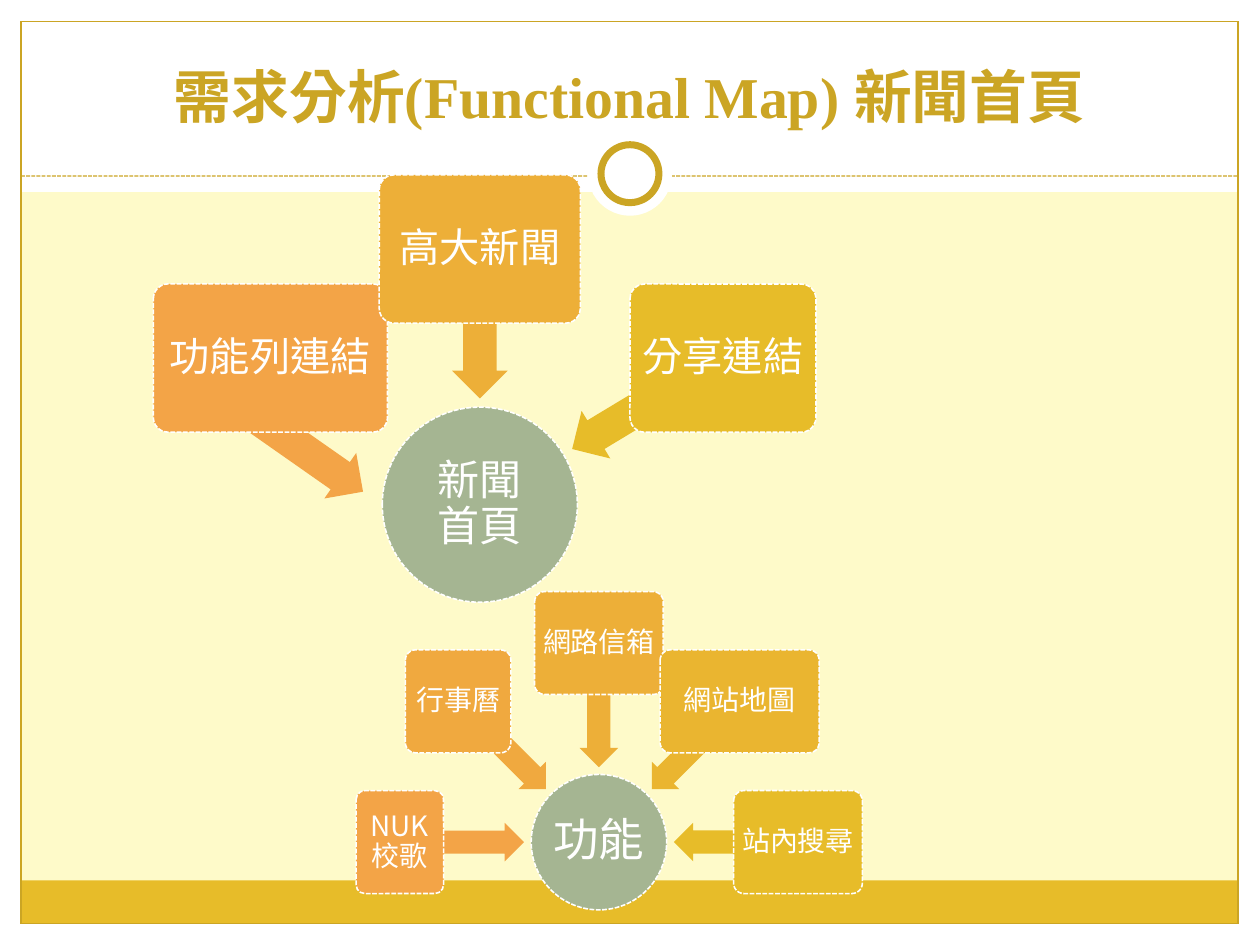
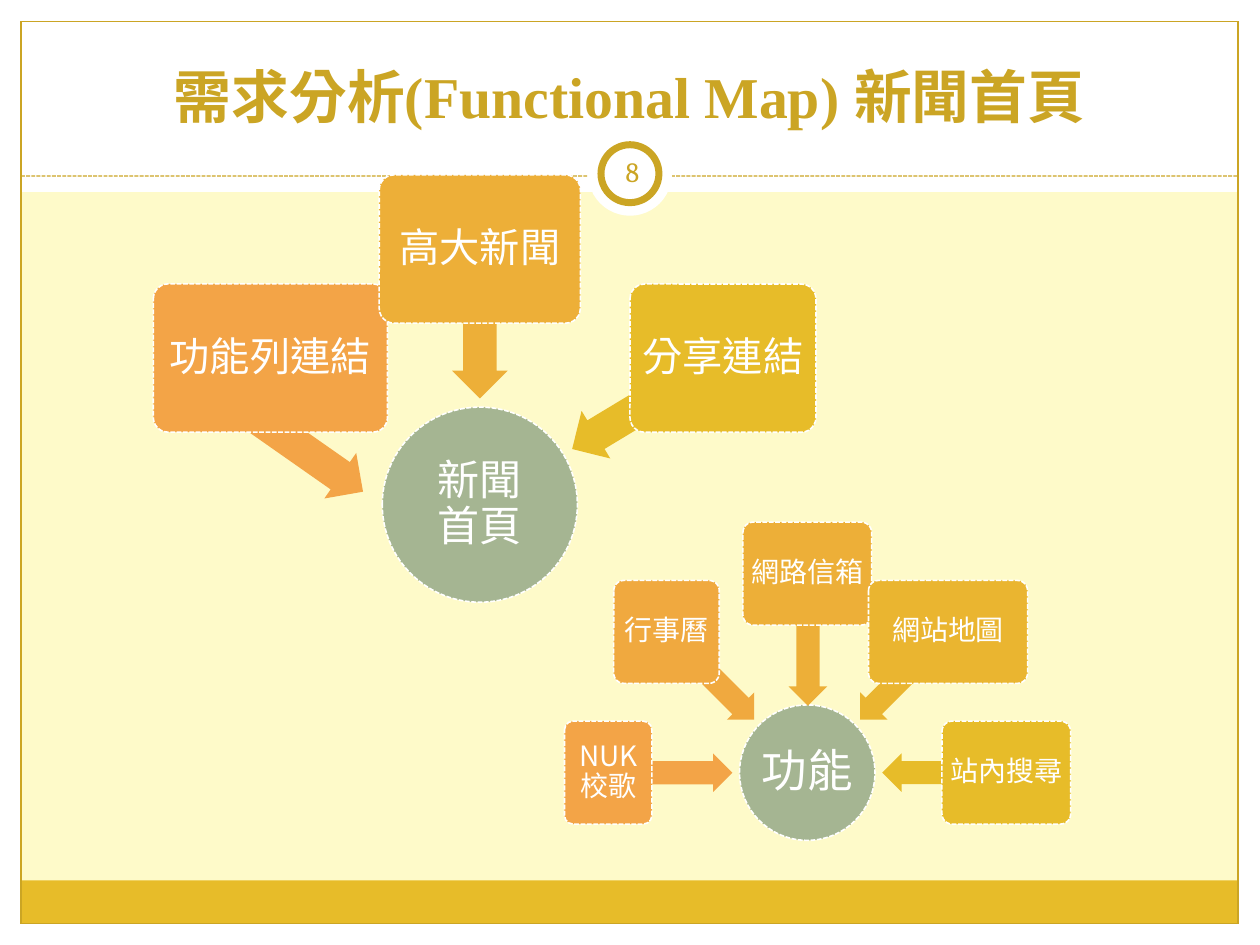
Before and after one commit to hsiufeng/WEB_midtern, a slide deck: slide 8 of web期中報告.pptx. Drawn at 1260x945 pixels with LibreOffice and Linux fonts; fonts in the diff are those of the drawing. Boxes give left, top, right and bottom in pixels: in the first picture for what was removed or moved away, otherwise in the second. Text is boxed around its words. In the diff, an @@ line names an element or a change of style, - is before the commit and + after.

```diff
--- a/web期中報告.pptx
+++ b/web期中報告.pptx
@@ page number added at (x1=626, y1=163, x2=640, y2=183), 16 pt, text #CCA624 @@
+8
@@ rounded rectangle added at (x1=743, y1=522, x2=872, y2=625), fill #EDAF38, outline #FFFFFF 0.9 pt dashed @@
@@ rounded rectangle resized from (x1=534, y1=592, x2=663, y2=696) to (x1=614, y1=581, x2=719, y2=684) @@
@@ rounded rectangle at (x1=614, y1=581, x2=719, y2=684): fill #EDAF38 to #F0A93F @@
@@ left arrow moved from (x1=579, y1=643, x2=618, y2=767) to (x1=788, y1=583, x2=827, y2=706) @@
@@ left arrow at (x1=653, y1=619, x2=768, y2=733): fill #EAB530 to #F0A93F; rotation 315 to 225 degrees @@
@@ left arrow added at (x1=846, y1=619, x2=961, y2=733), fill #EAB530 @@
@@ rounded rectangle removed at (x1=406, y1=650, x2=512, y2=753) @@
@@ left arrow removed at (x1=444, y1=688, x2=559, y2=803) @@
@@ 6 texts, 2 rounded rectangles, 2 left arrows, 1 ellipse moved together from (x1=359, y1=628, x2=862, y2=911) to (x1=567, y1=558, x2=1071, y2=840) @@
@@ rounded rectangle moved from (x1=357, y1=790, x2=444, y2=893) to (x1=564, y1=721, x2=651, y2=824) @@
```
Also in this commit, not shown: 11 other slides changed, 1 slide added, 3 other files.
